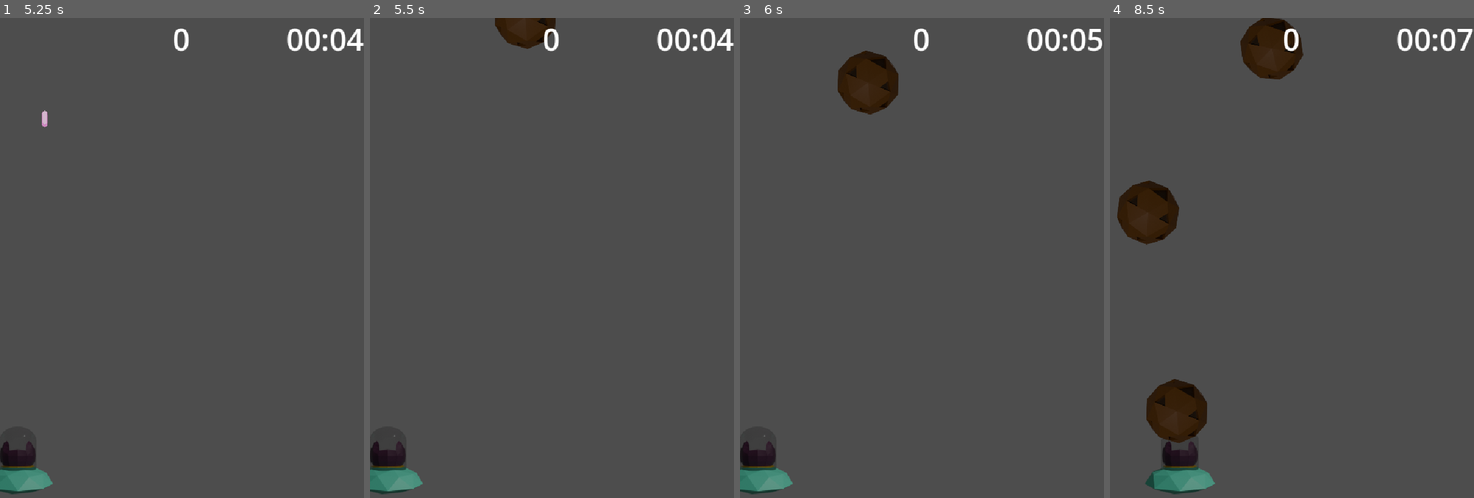
Above: before the commit, frames 1-4 (left to right).
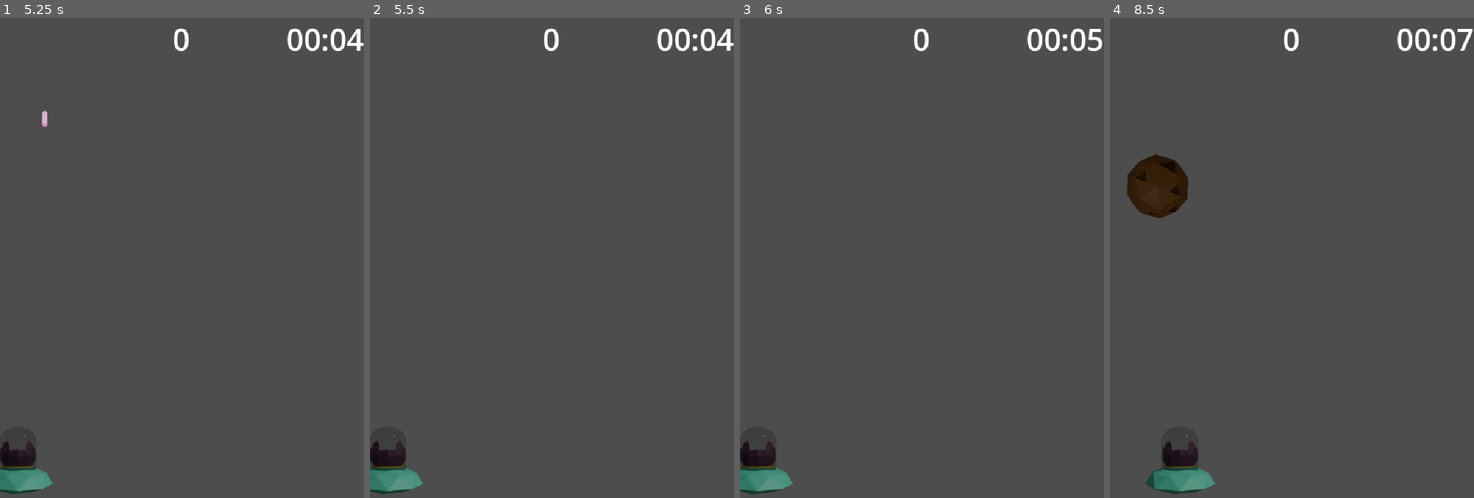
Above: after the commit, the same moments.

Repository: Ian-Jesus/El-viaje-de-Pon
Game: Godot game, scene res://Escenas/menu.tscn
The game is run twice, just before and just after one commit, with the same random seed, the same clock (stepped at 60 frames per second) and the same inputs. The engine's default icon, where the game draws it, is replaced by a stand-in: a white triangle on a blue panel in a dark square.
Inputs:
- Up to frame 1 (5.25 s): click "Iniciar" at 0.5 s; tap Enter at 1.25, 3.5 s; tap D (der) at 1.35, 2.3, 2.85, 3.6, 4.55, 5.1 s; tap Space at 2, 4.25 s; hold A (izq) 2.03-2.78 s; tap W (ata) at 2.1, 4.35 s; hold A (izq) from 4.28 s (still down)
- Up to frame 2 (5.5 s): keep holding A (izq)
- Up to frame 3 (6 s): keep holding A (izq); tap D (der) at 5.85 s
- Up to frame 4 (8.5 s): release A (izq) at 6.53 s; tap W (ata) at 6.6 s; tap D (der) at 6.8, 7.35, 8.1 s

Frame 1 is identical in both runs. In frame 2, 0.8% of the frame differs, in the area x 34-51%, y 0-7%; in frame 3, 1.7%; in frame 4, 5.3%, in the area x 2-54%, y 0-89%.

Commit message:
invocador_enemigo2
agregue un movimiento horizontal para el invocador ademas de distintas velocidades de movimiento dependiendo del nivel de dificultad (1..9), y ya hice la base del enemigo2: una nave que baja un poco y luego se mueve horizontalmente para disparar. En la proxima sesion la idea es que funcione bien su movimiento, ver la cantidad de veces que se invocará y ademas la velocidad de movimiento/ataque dependiendo de la dificultad de juego

Diff:
--- /dev/null
+++ b/Actores/enemigo_2.tscn
@@ -0,0 +1,17 @@
+[gd_scene format=3 uid="uid://cpox8dn7qf13c"]
+
+[ext_resource type="Texture2D" uid="uid://c1jtvjna3cix3" path="res://Sprites/PonOVni.png" id="1_ga12t"]
+[ext_resource type="Script" uid="uid://53hcdwaiy34q" path="res://Scripts/enemigo_2.gd" id="1_qsk1r"]
+
+[sub_resource type="RectangleShape2D" id="RectangleShape2D_obaep"]
+size = Vector2(180, 170)
+
+[node name="Enemigo2" type="CharacterBody2D" unique_id=372033936]
+script = ExtResource("1_qsk1r")
+
+[node name="CollisionShape2D" type="CollisionShape2D" parent="." unique_id=91302955]
+shape = SubResource("RectangleShape2D_obaep")
+
+[node name="Sprite2D" type="Sprite2D" parent="." unique_id=1242693768]
+modulate = Color(1, 0, 0.023529412, 1)
+texture = ExtResource("1_ga12t")
--- a/Actores/invocador.tscn
+++ b/Actores/invocador.tscn
@@ -7,7 +7,7 @@
 size = Vector2(90, 90)
 
 [node name="invocador" type="CharacterBody2D" unique_id=1772469373 groups=["enemigo"]]
-collision_mask = 0
+collision_mask = 4
 script = ExtResource("1_k6qbs")
 
 [node name="CollisionShape2D" type="CollisionShape2D" parent="." unique_id=2122996198]
@@ -19,7 +19,7 @@
 texture = ExtResource("2_yjou0")
 
 [node name="demoraInvocacion" type="Timer" parent="." unique_id=1337107180]
-wait_time = 1.4
+wait_time = 3.0
 
 [node name="1Inv" type="Timer" parent="." unique_id=778725435]
 wait_time = 3.0
--- a/Escenas/hud.tscn
+++ b/Escenas/hud.tscn
@@ -48,5 +48,9 @@
 wait_time = 180.0
 autostart = true
 
+[node name="PeligroT" type="Timer" parent="." unique_id=1070822580]
+wait_time = 2.0
+
 [connection signal="timeout" from="InicioTimer" to="." method="_on_inicio_timer_timeout"]
 [connection signal="timeout" from="TiempoJuego" to="." method="_on_tiempo_juego_timeout"]
+[connection signal="timeout" from="PeligroT" to="." method="_on_peligro_t_timeout"]
--- a/Escenas/mundo.tscn
+++ /dev/null
@@ -1,35 +0,0 @@
-[gd_scene format=3 uid="uid://bfoyeoguerq2j"]
-
-[ext_resource type="PackedScene" uid="uid://boxdg0ck3mt3x" path="res://Actores/invocador.tscn" id="1_5sfon"]
-[ext_resource type="PackedScene" uid="uid://bfr1qv2bbm1we" path="res://Actores/pon.tscn" id="2_bqhdr"]
-
-[sub_resource type="RectangleShape2D" id="RectangleShape2D_q5sfa"]
-size = Vector2(82, 1500)
-
-[node name="Mundo" type="Node2D" unique_id=269353516]
-
-[node name="Camera2D" type="Camera2D" parent="." unique_id=1657138821]
-
-[node name="BarrasLaterales" type="Node2D" parent="." unique_id=908635753]
-
-[node name="StaticBody2D" type="StaticBody2D" parent="BarrasLaterales" unique_id=623353794 groups=["muro"]]
-position = Vector2(-425, 0)
-collision_layer = 4
-collision_mask = 0
-
-[node name="CollisionShape2D" type="CollisionShape2D" parent="BarrasLaterales/StaticBody2D" unique_id=1248048820]
-shape = SubResource("RectangleShape2D_q5sfa")
-
-[node name="StaticBody2D2" type="StaticBody2D" parent="BarrasLaterales" unique_id=1590550076 groups=["muro"]]
-position = Vector2(425, 0)
-collision_layer = 4
-collision_mask = 0
-
-[node name="CollisionShape2D" type="CollisionShape2D" parent="BarrasLaterales/StaticBody2D2" unique_id=1457937986]
-shape = SubResource("RectangleShape2D_q5sfa")
-
-[node name="invocador" parent="." unique_id=1772469373 instance=ExtResource("1_5sfon")]
-position = Vector2(0, -600)
-
-[node name="Pon" parent="." unique_id=1275403122 instance=ExtResource("2_bqhdr")]
-position = Vector2(0, 424)
--- a/Escenas/nuevo_mundo.tscn
+++ b/Escenas/nuevo_mundo.tscn
@@ -3,9 +3,13 @@
 [ext_resource type="PackedScene" uid="uid://boxdg0ck3mt3x" path="res://Actores/invocador.tscn" id="1_q441t"]
 [ext_resource type="PackedScene" uid="uid://bfr1qv2bbm1we" path="res://Actores/pon.tscn" id="2_qeco3"]
 [ext_resource type="PackedScene" uid="uid://cijiqea28tuva" path="res://Escenas/hud.tscn" id="3_qeco3"]
+[ext_resource type="Script" uid="uid://c23fg3m8a7ak3" path="res://Scripts/area_inmune.gd" id="4_eia5m"]
 
 [sub_resource type="RectangleShape2D" id="RectangleShape2D_obaep"]
 size = Vector2(100, 2000)
+
+[sub_resource type="RectangleShape2D" id="RectangleShape2D_g04yl"]
+size = Vector2(1000, 386)
 
 [node name="nuevoMundo" type="Node2D" unique_id=735072059]
 
@@ -33,9 +37,20 @@
 anchor_mode = 0
 
 [node name="invocador" parent="." unique_id=1772469373 instance=ExtResource("1_q441t")]
-position = Vector2(385, -141)
+position = Vector2(391, -163)
 
 [node name="Pon" parent="." unique_id=1275403122 instance=ExtResource("2_qeco3")]
 position = Vector2(397, 928)
 
 [node name="HUD" parent="." unique_id=1808341901 instance=ExtResource("3_qeco3")]
+
+[node name="AreaInmune" type="Area2D" parent="." unique_id=1476181728]
+position = Vector2(385, 0)
+collision_layer = 0
+script = ExtResource("4_eia5m")
+
+[node name="CollisionShape2D" type="CollisionShape2D" parent="AreaInmune" unique_id=1329997230]
+position = Vector2(0, -93)
+shape = SubResource("RectangleShape2D_g04yl")
+
+[connection signal="body_exited" from="AreaInmune" to="AreaInmune" method="_on_body_exited"]
--- /dev/null
+++ b/Scripts/area_inmune.gd
@@ -0,0 +1,4 @@
+extends Area2D
+
+func _on_body_exited(body: Node2D) -> void:
+	Global.inmunidadEnemigo2.emit()
--- /dev/null
+++ b/Scripts/enemigo_2.gd
@@ -0,0 +1,19 @@
+extends CharacterBody2D
+# Los cambios de direccion los hace cuando quiere
+func _ready() -> void:
+	Global.inmunidadEnemigo2.connect(Callable(self,"cambio_de_patron"))
+
+func cambio_de_patron():
+	print("cambio de direccion")
+	velocity = Vector2(0,150)
+
+func iniciar(_position):
+	position = _position
+	velocity = Vector2(0,50)
+
+func _physics_process(delta):
+	var collision = move_and_collide(velocity * delta)
+	if collision:
+		velocity = velocity.bounce(collision.get_normal())
+		if collision.get_collider().has_method("hit"):
+			collision.get_collider().hit()
--- a/Scripts/global.gd
+++ b/Scripts/global.gd
@@ -1,11 +1,11 @@
 extends Node
-
-# Cuando dos meteoritos chocan y rompes uno te destruye
 const max_punt = "res://max_punt.dat"
+signal inmunidadEnemigo2
 signal enemigo_destruido(_puntos:int)
 signal pon_daño
 signal derrota
 signal victoria
+signal aumentarDificultad(nivelDificultad:int)
 var puntuacion:int = 0
 var datos_max:Dictionary={
 	"max":0
--- a/Scripts/hud.gd
+++ b/Scripts/hud.gd
@@ -2,37 +2,48 @@
 # Temporizadores
 @onready var tiempoJ: Timer = $TiempoJuego
 @onready var inicioT: Timer = $InicioTimer
+@onready var peligroT: Timer = $PeligroT
 # Etiquetas
 @onready var mensaje: Label = $Mensaje
 @onready var puntuacion: Label = $Puntuacion
 @onready var tiempoE: Label = $Tiempo
 #Variables
-var vida = 3
+var nivel = 0
 var cont = 0
 var punt = 0
+@export var vida = 3
 @export var condicionVictoria = 100
 var unicavez:bool=true
+var unavez:bool=true
 
 func _ready() -> void:
-	iniciarTimer()
+	_iniciarTimer()
 	Global.enemigo_destruido.connect(Callable(self,"_enemigo_destruido"),10)
 	Global.pon_daño.connect(Callable(self,"_pon_recibe_daño"))
 
-func _process(delta: float) -> void:
+func _process(_delta: float) -> void:
 	#_condicion_victoria_p()
 	_cronometro()
 
 func _cronometro():
 	# Calcula el tiempo restante restando el tiempo transcurrido al tiempo total
 	var tiempo_restante: float = tiempoJ.wait_time - tiempoJ.time_left
-
 	# Da formato al texto para mostrar minutos y segundos (MM:SS)
 	var minutos: int = int(tiempo_restante) / 60
 	var segundos: int = int(tiempo_restante) % 60
-
 	# Actualiza el Label usando formato con ceros a la izquierda
 	tiempoE.text = "%02d:%02d" % [minutos, segundos]
+	if int(tiempo_restante) in [20,60,120,180] and unavez:
+		nivel+=1
+		Global.aumentarDificultad.emit(nivel)
+		_mostrar_dificultad_aumentada()
+		unavez = false
+	elif int(tiempo_restante-5) in [20,60,120,180] and not(unavez):
+		unavez = true
 
+func _mostrar_dificultad_aumentada():
+	mensaje.text='Peligro!!!'
+	peligroT.start()
 # esta condicion de victoria es por tiempo
 func _condicion_victoria_t():
 	Global.puntuacion = punt
@@ -45,7 +56,7 @@
 		Global.victoria.emit()
 		unicavez = false
 
-func iniciarTimer():
+func _iniciarTimer():
 	cont+=1
 	mensaje.text = "Nave Preparada!"
 	inicioT.start()
@@ -56,7 +67,7 @@
 		Global.puntuacion = punt
 		Global.derrota.emit()
 
-func _enemigo_destruido(puntos):
+func _enemigo_destruido(puntos:int):
 	punt+= puntos
 	puntuacion.text= str(punt)
 
@@ -80,3 +91,7 @@
 
 func _on_tiempo_juego_timeout() -> void:
 	_condicion_victoria_t()
+
+func _on_peligro_t_timeout() -> void:
+	mensaje.text=''
+	peligroT.stop()
--- a/Scripts/invocador.gd
+++ b/Scripts/invocador.gd
@@ -1,16 +1,51 @@
 extends CharacterBody2D
 const enemigo = preload("uid://yyuxqkxovco7")
+const enemigo2 = preload("uid://cpox8dn7qf13c")
+
 @onready var demorai: Timer = $demoraInvocacion
+var nivel = 0
 
-func invocar(_direccion_aleatoria):
+func _ready() -> void:
+	Global.aumentarDificultad.connect(Callable(self,"aumentaVelocidad"),nivel)
+	velocity = Vector2(200,0)
+
+func _physics_process(delta):
+	var collision = move_and_collide(velocity * delta)
+	if collision:
+		velocity = velocity.bounce(collision.get_normal())
+		if collision.get_collider().has_method("hit"):
+			collision.get_collider().hit()
+
+func invocarEnemigo1(_direccion_aleatoria):
 	var e = enemigo.instantiate()
 	e.iniciar(position,_direccion_aleatoria)
 	get_tree().root.add_child(e)
+func invocarEnemigo2(_nivel):
+	var e2 = enemigo2.instantiate()
+	e2.iniciar(position)
+	get_tree().root.add_child(e2)
+func aumentaVelocidad(_nivel):
+	invocarEnemigo2(_nivel)
+	demorai.set_wait_time(funx(_nivel))
+#	print('nivel: ',_nivel, '	velocidad: ',funx(_nivel))
+# Niveles de dificultad
+# Nivel 0 = 3 seg
+# Nivel 1 = 2.6 seg
+# Nivel 2 = 2.3 seg
+# Nivel 3 = 2 seg
+# Nivel 4 = 1.8 seg
+# Hice mas niveles hasta el 15
+# pero por la precision del calculo (15 decimales despues de la coma) no llega hasta mas que en nivel 9 los demas
+func funx(x:int):
+# aca estoy creando una funcion con los niveles de dificultad anteriores muy contento de por fin
+# poder usar conocimientos de Analisis Matematico de buena manera
+	return 0.000000000128166*x**15 - 0.00000001429599*x**14 + 0.000000722539206*x**13 - 0.000021889384086*x**12 + 0.000443080997363*x**11 - 0.006322701949221*x**10 + 0.065393003021682*x**9 - 0.496192656335296*x**8 + 2.764011909967172*x**7 - 11.192442671590223*x**6 + 32.24278618387352*x**5 - 63.6394940659905*x**4 + 80.68966946177709*x**3 - 58.19052600045449*x**2 + 17.362695637695612*x + 3
+# (x**3*(1/60)-x**2*(0.1)-x*(7/60)+2.8)
 
 
 func _on_demora_invocacion_timeout() -> void:
 	var direccion_aleatoria = randf_range((PI/2)+0.5,(PI*3/2)-0.5)
-	invocar(direccion_aleatoria)
+	invocarEnemigo1(direccion_aleatoria)
 	demorai.start()
 
 
--- a/project.godot
+++ b/project.godot
@@ -23,7 +23,6 @@
 
 window/size/viewport_width=768
 window/size/viewport_height=1024
-window/size/mode=3
 window/stretch/mode="canvas_items"
 
 [file_customization]
Binary file removed: Actores/Pon.png
Not shown, removed: Actores/Pon.png.import
Not shown, added: Scripts/area_inmune.gd.uid
Not shown, added: Scripts/enemigo_2.gd.uid
Binary file changed: max_punt.dat
